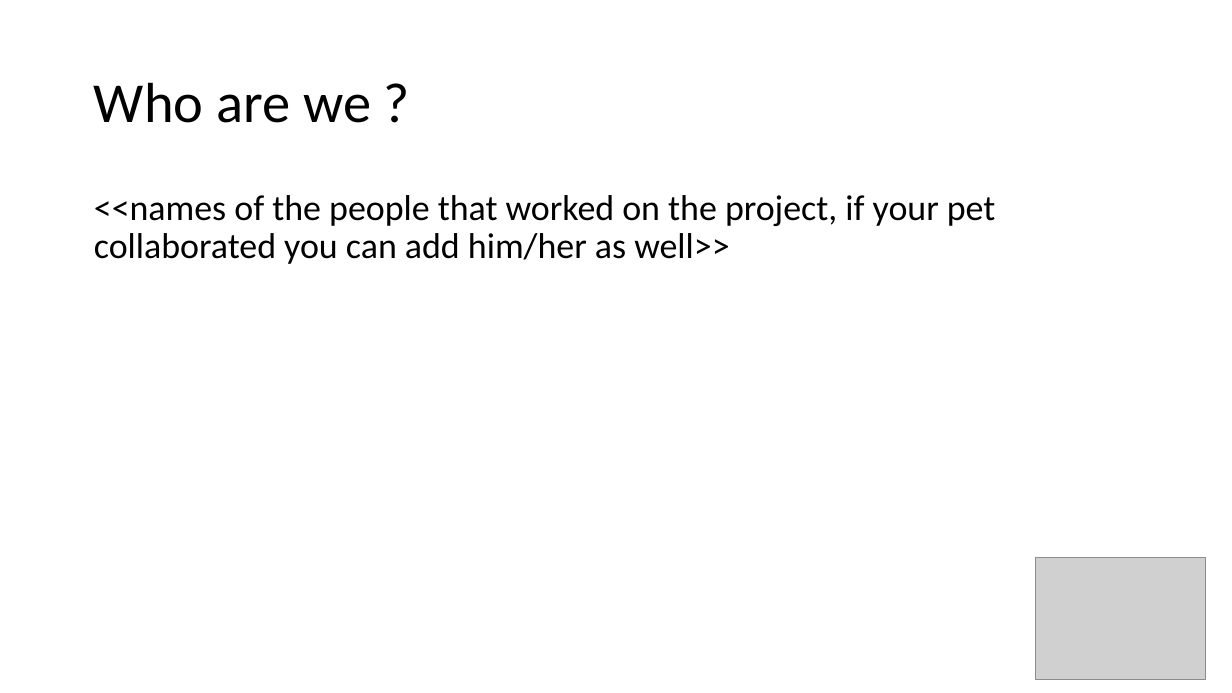
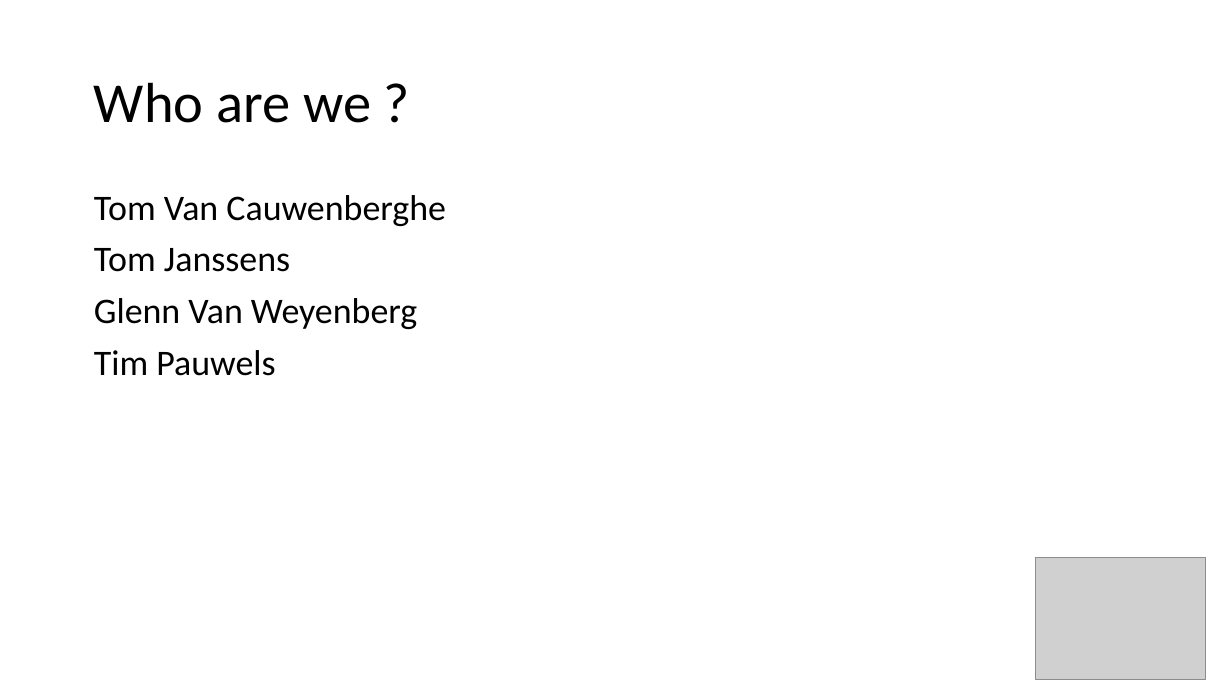
Before and after one commit to gitom/failback, a slide deck: slide 2 of FactSheet.pptx. Drawn at 1232x693 pixels with LibreOffice and Linux fonts; fonts in the diff are those of the drawing; grey boxes stand for pictures. Boxes give left, top, right and bottom in pixels: in the first picture for what was removed or moved away, otherwise in the second. Text is boxed around its words. In the diff, an @@ line names an element or a change of style, - is before the commit and + after.

```diff
--- a/FactSheet.pptx
+++ b/FactSheet.pptx
@@ text at [94,195,446,376]: text changed @@
-<<names of the people that worked on the project, if your pet collaborated you can add him/her as well>>
+Tom Van Cauwenberghe
+Tom Janssens
+Glenn Van Weyenberg
+Tim Pauwels
```
Also in this commit, not shown: 8 other slides changed.
